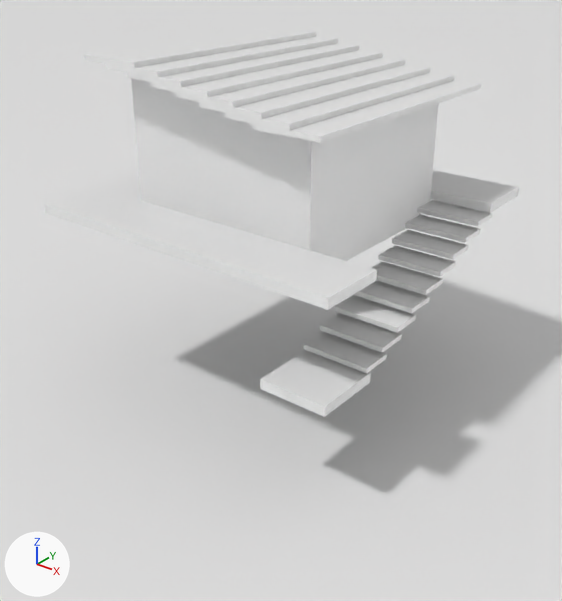
Renders of the OBJ model data/models/scene.obj from each side of a commit.
Before and after are seen from a camera (50 mm lens) standing at (24.6, -31.4, 13.6) and looking at (-0.5, -0.1, -5.8). Every picture has the same lights, and +X, +Y and +Z are marked at lower left. Where no turn or scale is listed for an object, it has been applied to the vertices. Vertices at the same position are counted once.

Script lines for the objects in view, before the commit:
```python
me_shelf = bpy.data.meshes.new('shelf')
me_shelf.from_pydata(...)  # 22 vertices, 36 faces; spans x -9.0..9.0, y -9.0..9.0, z 0.0..0.5
me_stair_base = bpy.data.meshes.new('stair_base')
me_stair_base.from_pydata(...)  # a box spanning x 5.5..9.0, y -9.0..-5.5, z -5.0..-4.5
me_stairs = bpy.data.meshes.new('stairs')
me_stairs.from_pydata(...)  # 72 vertices, 108 faces; spans x 5.5..9.0, y -5.85..5.8, z -4.37..-0.13
ob_shelf = bpy.data.objects.new('shelf', me_shelf)
ob_shelf.location = (0.0, 0.0, 0.0)
ob_stair_base = bpy.data.objects.new('stair_base', me_stair_base)
ob_stair_base.location = (0.0, 0.0, 0.0)
ob_stairs = bpy.data.objects.new('stairs', me_stairs)
ob_stairs.location = (0.0, 0.0, 0.0)
# also in view: 'outer' at (0.0, 0.0, 3.4); 'roof' at (0.0, 0.0, 6.9); 'water' at (0.0, 0.0, -10.0)
```
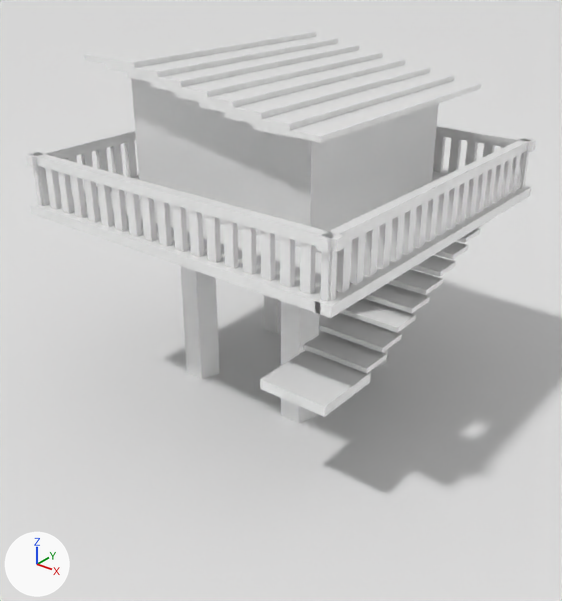
Changed parts and their boxes (x1, y1, x2, y2) in the pictures (562 x 601 px):
'shelf', reshaped: before (44, 170, 519, 310); after (30, 170, 531, 318)
'fence.001', added: after (27, 151, 345, 301)
'fence.003', added: after (316, 138, 534, 302)
'poles', added: after (181, 257, 392, 423)
'fence', added: after (26, 129, 137, 206)
'fence.002', added: after (433, 125, 536, 189)
part 1 of me_shelf, built on: before (44, 188, 519, 310); after (30, 170, 531, 318)

The change, as a list of edits to the scene's bpy script:
```text
Change me_shelf:
    used by ob_shelf; location = (0.0, 0.0, 0.0)
    remove me_shelf.from_pydata(...)  # 22 vertices, 36 faces; spans x -9.0..9.0, y -9.0..9.0, z 0.0..0.5
    add me_shelf.from_pydata(...)  # 58 vertices, 116 faces; spans x -9.5..9.5, y -9.5..9.5, z 0.0..0.5
    me_shelf part 1
    12 faces are deleted
    8 vertices are added at x 8.8..9.5, y -9.5..5.5, z 0.0..0.5
    10 new vertices lie (-0.5, 0.0, 0.0) away from vertices in x -9.0, y -9.0..9.0, z 0.0..0.5
    6 new vertices lie (0.0, -0.5, 0.0) away from vertices in x -9.5..9.0, y -9.0, z 0.0..0.5
    6 new vertices lie (0.0, 0.5, 0.0) away from vertices in x -9.5..9.0, y 9.0, z 0.0..0.5
    6 new vertices lie (0.5, 0.0, 0.0) away from vertices in x 9.0, y 5.5..9.5, z 0.0..0.5
    92 new faces join them
Add me_poles:
    me_poles.from_pydata(...)  # a 5-sided cylinder along z spanning x -4.5..-2.5, y -4.3..-2.5, z -20.5..-0.5; a 5-sided cylinder along z spanning x -4.5..-2.5, y 2.7..4.5, z -20.5..-0.5; a 5-sided cylinder along z spanning x 2.5..4.5, y 2.7..4.5, z -20.5..-0.5; a 5-sided cylinder along z spanning x 2.5..4.5, y -4.3..-2.5, z -20.5..-0.5
Add me_fence_003:
    me_fence_003.from_pydata(...)  # 160 vertices, 240 faces; spans x 8.8..9.2, y -9.5..9.5, z 0.1..3.1
Add me_fence_002:
    me_fence_002.from_pydata(...)  # 160 vertices, 240 faces; spans x -9.5..9.5, y 8.7..9.2, z 0.1..3.1
Add me_fence_001:
    me_fence_001.from_pydata(...)  # 160 vertices, 240 faces; spans x -9.5..9.5, y -9.3..-8.8, z 0.1..3.1
Add me_fence:
    me_fence.from_pydata(...)  # 160 vertices, 240 faces; spans x -9.2..-8.8, y -9.5..9.5, z 0.1..3.1
Add ob_poles:
    ob_poles = bpy.data.objects.new('poles', me_poles)
    ob_poles.location = (0.0, 0.0, 0.0)
Add ob_fence_003:
    ob_fence_003 = bpy.data.objects.new('fence.003', me_fence_003)
    ob_fence_003.location = (0.0, 0.0, 0.0)
Add ob_fence_002:
    ob_fence_002 = bpy.data.objects.new('fence.002', me_fence_002)
    ob_fence_002.location = (0.0, 0.0, 0.0)
Add ob_fence_001:
    ob_fence_001 = bpy.data.objects.new('fence.001', me_fence_001)
    ob_fence_001.location = (0.0, 0.0, 0.0)
Add ob_fence:
    ob_fence = bpy.data.objects.new('fence', me_fence)
    ob_fence.location = (0.0, 0.0, 0.0)
```
